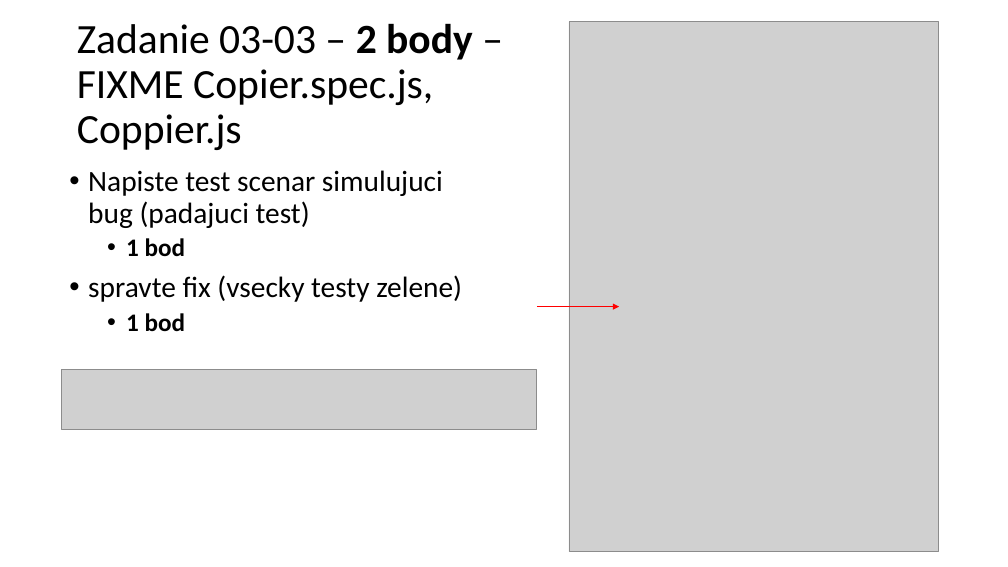
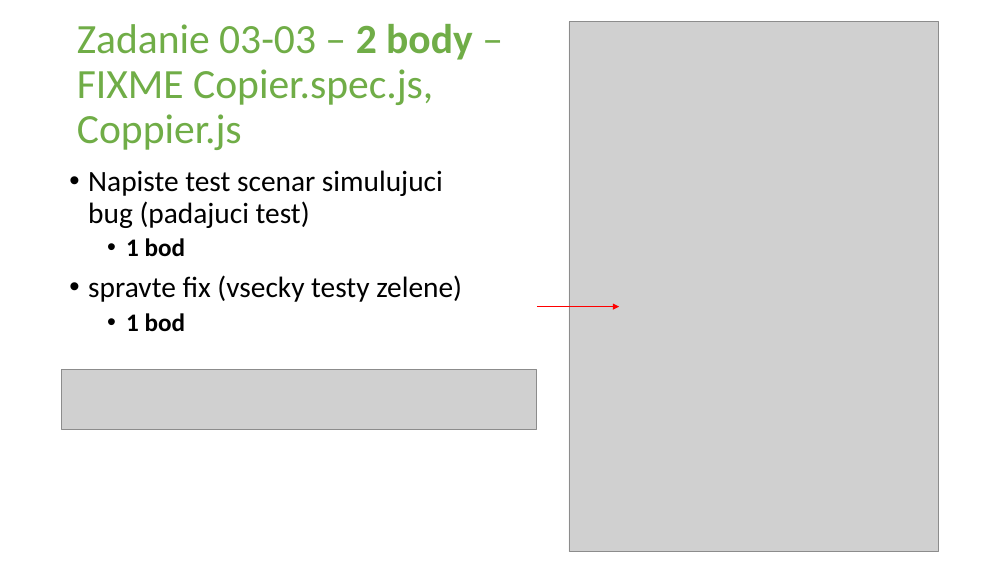
Before and after one commit to yimejky/wawjs, a slide deck: slide 7 of 03-cvicenie/03-cvicenie.pptx (slide 6 before the commit). Drawn at 1008x567 pixels with LibreOffice and Linux fonts; fonts in the diff are those of the drawing; grey boxes stand for pictures. Boxes give left, top, right and bottom in pixels: in the first picture for what was removed or moved away, otherwise in the second. Text is boxed around its words. In the diff, an @@ line names an element or a change of style, - is before the commit and + after.

Commit message:
fixed zadanie na zviko

```diff
--- a/03-cvicenie/03-cvicenie.pptx
+++ b/03-cvicenie/03-cvicenie.pptx
@@ title "Zadanie 03-03 – 2 body ..." at bbox=[77, 24, 473, 150]: text colour #000000 to #70AD47 @@
```
Also in this commit, not shown: 5 other slides changed, 2 slides added.
